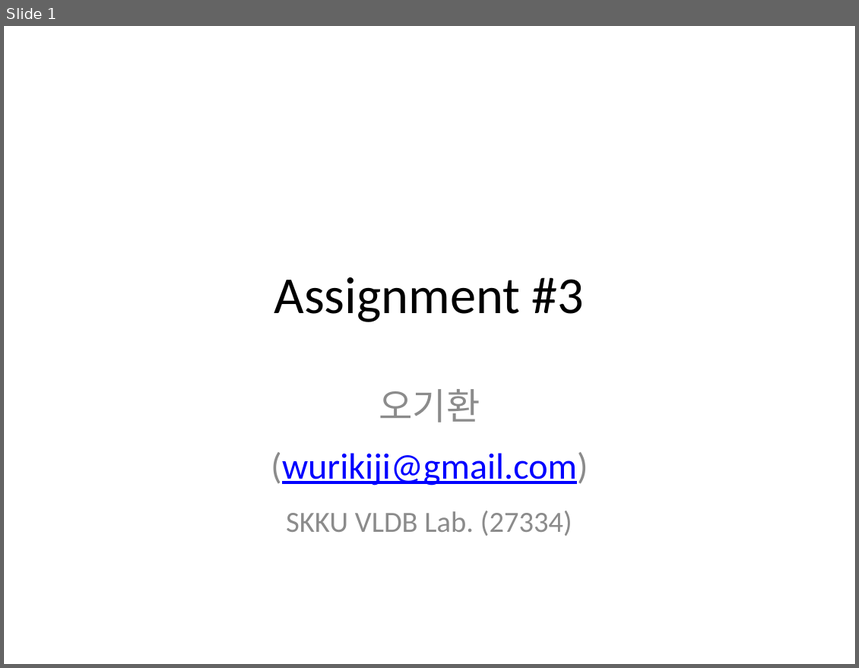
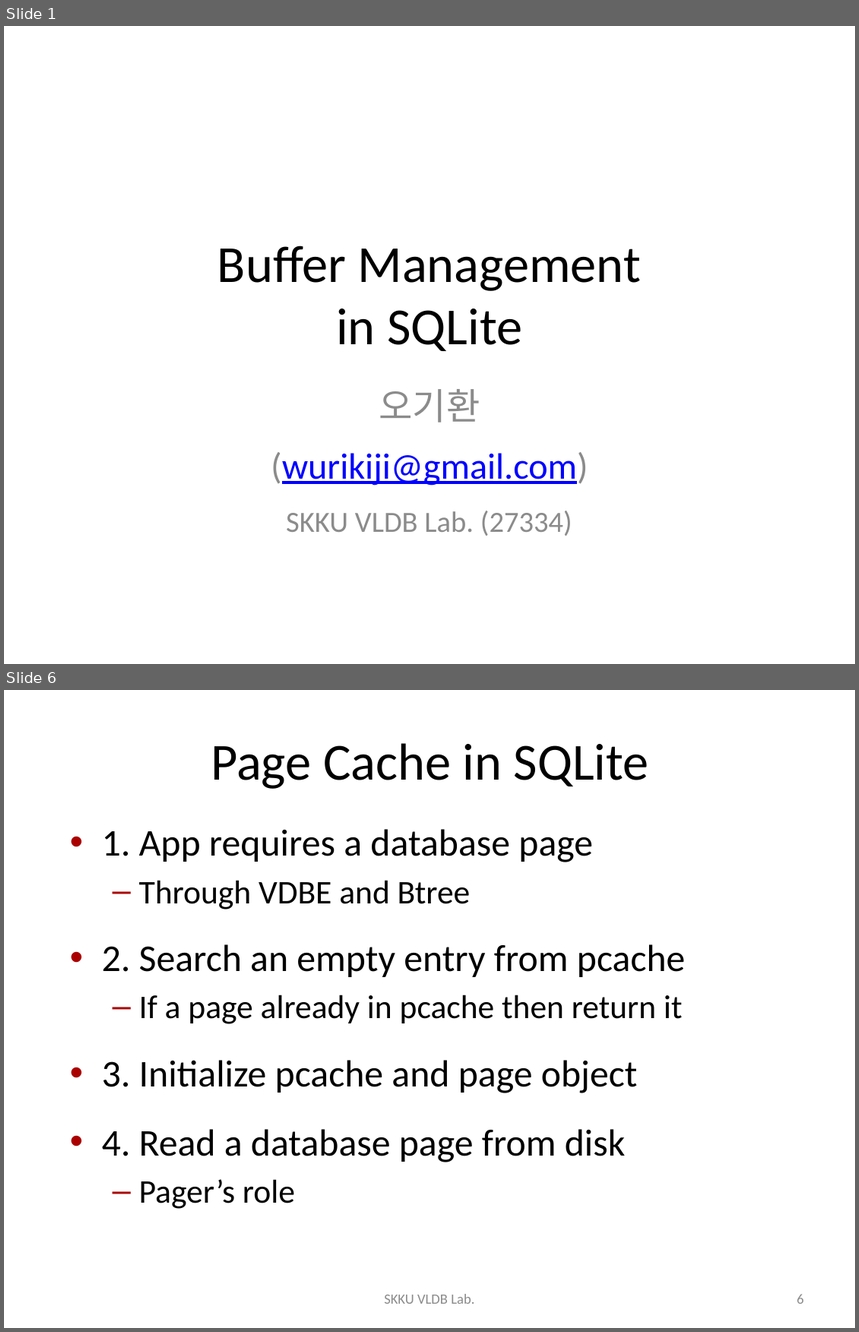
Before and after one commit to wurikiji/2016-db-programming-fall, a slide deck: 4주차/4주차 - SQLite buffer management.pptx. Shown one above the other, each under a label of ours: slide 1 before the commit, slides 1 and 6 after it; the slides between them are not shown. The pictures are 859x668 and 859x1332 pixels, drawn with LibreOffice and Linux fonts; fonts in the diff are those of the drawing; background and template pictures are left out. Boxes give left, top, right and bottom in pixels: in the first picture for what was removed or moved away, otherwise in the second. Text is boxed around its words. In the diff, an @@ line names an element or a change of style, - is before the commit and + after.

```diff
--- a/4주차/4주차 - SQLite buffer management.pptx
+++ b/4주차/4주차 - SQLite buffer management.pptx
@@ slide 6 added at [4,690,855,1328], background #FFFFFF @@
@@ title added at [211,743,649,789], 44 pt, text #000000 @@
+Page Cache in SQLite
@@ text added at [102,829,686,1209], 32 pt, text #000000 @@
+• 1. App requires a database page
+  – Through VDBE and Btree
+• 2. Search an empty entry from pcache
+  – If a page already in pcache then return it
+• 3. Initialize pcache and page object
+• 4. Read a database page from disk
+  – Pager’s role
@@ text added at [384,1294,474,1304], 12 pt, text #8C8C8C @@
+SKKU VLDB Lab.
@@ page number added at [797,1294,804,1304], 12 pt, text #8C8C8C @@
+6
@@ slide 1 changed as well @@
@@ title at [218,246,642,351]: text changed @@
-Assignment #3
+Buffer Management
+in SQLite
```
Also in this commit, not shown: 5 other slides changed, 19 other slides added, 4 slides removed, 1 other file.
